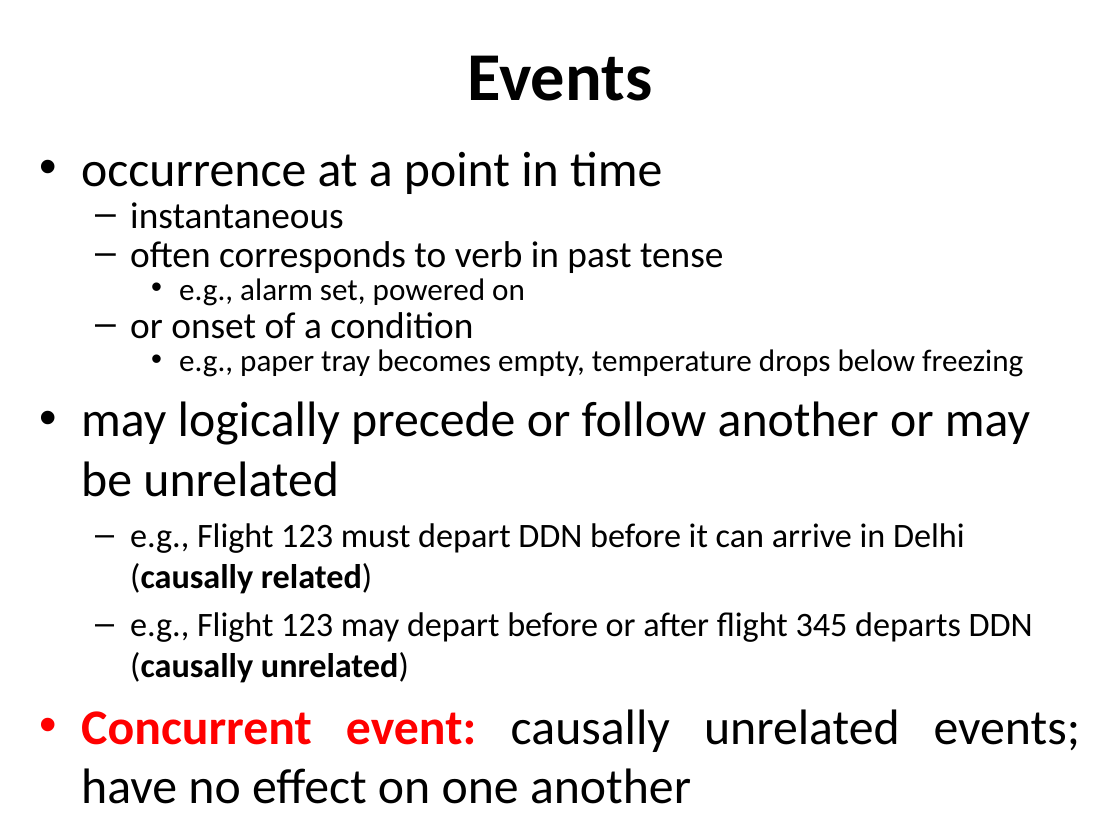
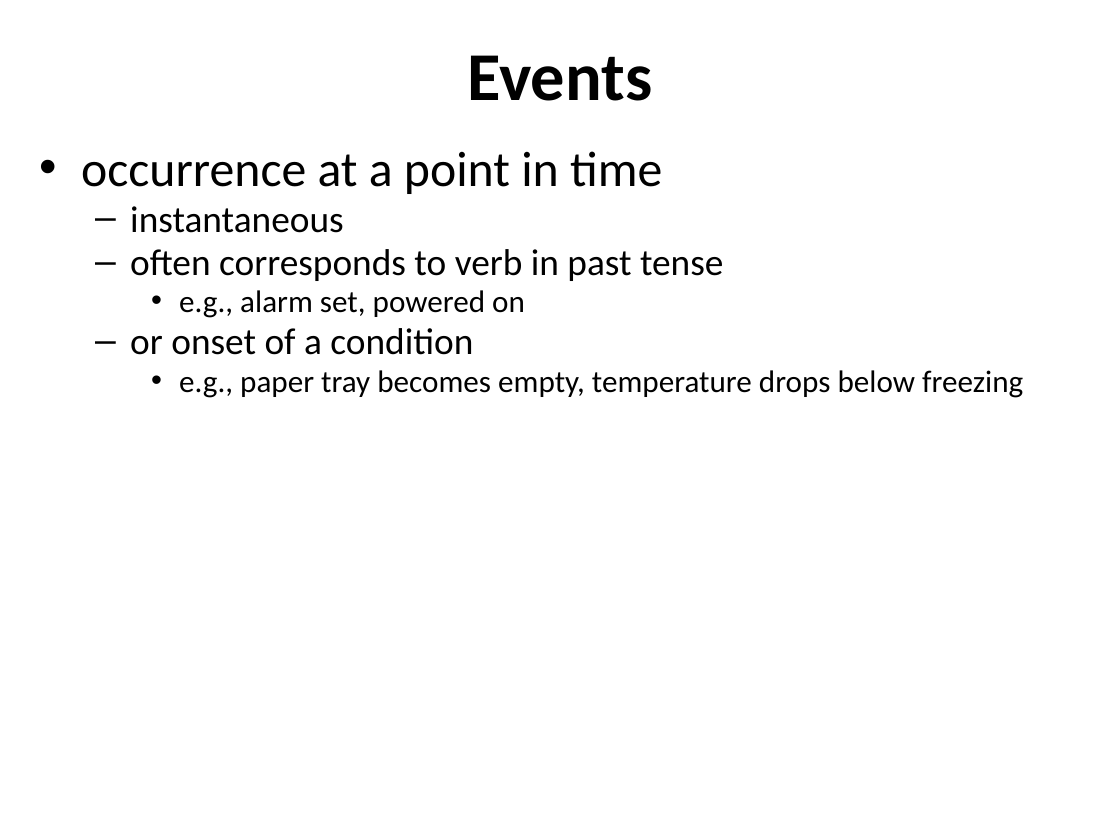
Before and after one commit to theabhishek07/Object-Oriented-Analysis-and-Design, a slide deck: slide 3 of Classroom/9. stateModeling.pptx. Drawn at 1120x840 pixels with LibreOffice and Linux fonts; fonts in the diff are those of the drawing. Boxes give left, top, right and bottom in pixels: in the first picture for what was removed or moved away, otherwise in the second. Text is boxed around its words. In the diff, an @@ line names an element or a change of style, - is before the commit and + after.

```diff
--- a/Classroom/9. stateModeling.pptx
+++ b/Classroom/9. stateModeling.pptx
@@ text at bbox=[130, 206, 1023, 398]: line spacing 0.7 to 0.8 @@
@@ text at bbox=[81, 401, 1080, 804]: paragraphs removed @@
-• may logically precede or follow another or may be unrelated
-  – e.g., Flight 123 must depart DDN before it can arrive in Delhi (causally related)
-  – e.g., Flight 123 may depart before or after flight 345 departs DDN (causally unrelated)
-• Concurrent event: causally unrelated events; have no effect on one another
```
Also in this commit, not shown: 3 other slides changed, 2 slides added, 6 slides removed, 3 other files.
